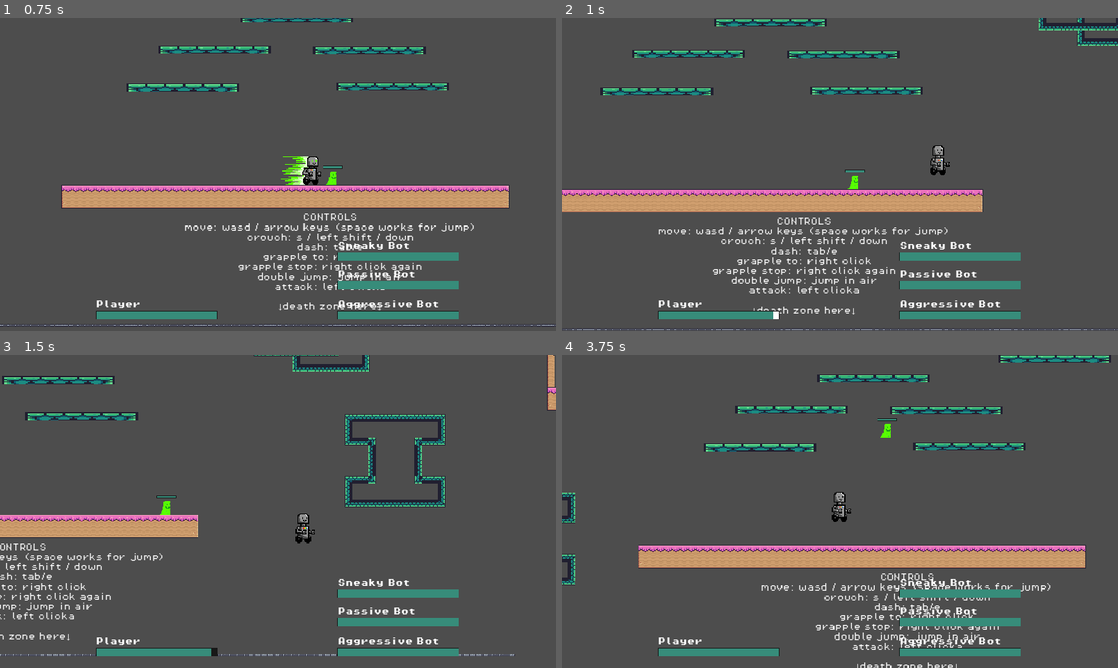
Above: before the commit, frames 1-4 (two rows, left to right).
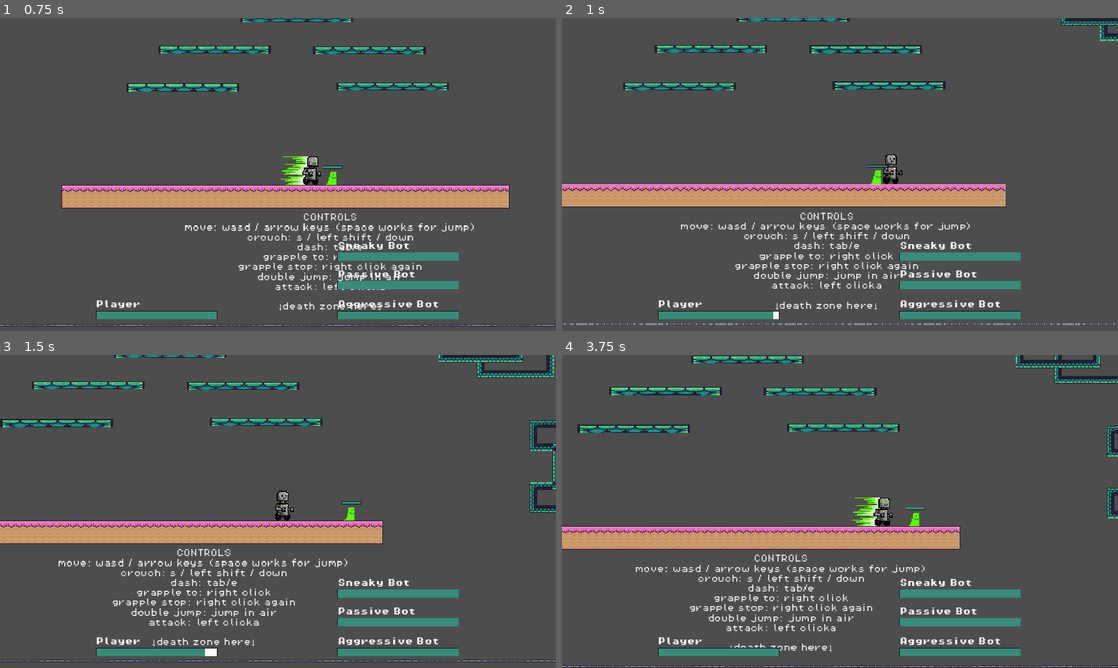
Above: after the commit, the same moments.

Repository: fancyamazon/Beat-the-Bot
Game: Godot game, scene res://scenes/game.tscn
Two runs of this game, one before a commit and one after it. Both use one fixed random seed, a clock stepped at 60 frames per second and the inputs below.
Inputs (mouse positions are in pixels of both pictures, inside the frame that each line leads up to):
- Up to frame 1 (0.75 s): move the mouse to (400, 158) at 0.52 s; hold L (enemy_right) from 0.53 s (still down); tap Tab (dash) at 0.6 s
- Up to frame 2 (1 s): keep holding L (enemy_right); tap Space (jump) at 0.77 s; right-click (962, 158) at 0.8 s
- Up to frame 3 (1.5 s): keep holding L (enemy_right); move the mouse to (166, 527) at 1.27 s; right-click (166, 527) at 1.35 s
- Up to frame 4 (3.75 s): tap Space (jump) at 1.52, 3.02 s; tap Tab (dash) at 1.55, 3.05, 3.6 s; move the mouse to (895, 442) at 2.02 s; release L (enemy_right) at 2.03 s; hold J (enemy_left) 2.03-2.78 s; tap Q (attack) at 2.1 s; right-click (895, 442) at 2.3 s; move the mouse to (812, 574) at 2.77 s; hold L (enemy_right) from 2.78 s (still down); tap Shift (crouch) at 2.85 s; move the mouse to (1006, 558) at 3.52 s

Frame 1 is identical in both runs. In frame 2, 14% of the frame differs, in the area x 0-100%, y 0-100%; in frame 3, 16%; in frame 4, 22%.

Commit message:
fixed grapple physics by making ground friction not apply in air

Diff:
--- a/platformer2/scenes/player.tscn
+++ b/platformer2/scenes/player.tscn
@@ -609,11 +609,10 @@
 script = ExtResource("3_4j151")
 
 [node name="RayCast2D" type="RayCast2D" parent="grapple_controller"]
-position = Vector2(2, -20)
 target_position = Vector2(1000, 0)
 
 [node name="Line2D" type="Line2D" parent="grapple_controller"]
-points = PackedVector2Array(19, -42, 19, -42)
+points = PackedVector2Array(0, 0, 0, 0)
 width = 5.0
 default_color = Color(0, 0, 0, 1)
 
--- a/platformer2/scripts/fighter.gd
+++ b/platformer2/scripts/fighter.gd
@@ -19,6 +19,8 @@
 var DASH_DURATION = 0.2
 var DASH_COOLDOWN = 0.5
 
+#
+var movement_locked = false
 
 var is_dashing = false
 #var current_action = "idle"
@@ -43,6 +45,7 @@
 var GRAPPLE_LENGTH = 200.0  # Adjust as needed
 @onready var grapple_point = null #point where the player is grappling to
 var is_grappling = false
+var gravity_affected = true
 
 #health and healthbar
 var health = 100
@@ -122,13 +125,11 @@
 		animated_sprite_2d.play("jumping-landing")
 
 
-	if not is_on_floor():
+	if not is_on_floor() and gravity_affected:
 		velocity += get_gravity() * delta
 
 	decide_actions()
 
-	if timer.time_left != 0:
-		print(timer.time_left)
 
 
 
@@ -144,10 +145,11 @@
 
 	set_sprite(direction)
 
-	if direction:
-		velocity.x = direction * SPEED
-	else:
-		velocity.x = move_toward(velocity.x, 0, 50)
+	if !movement_locked:
+		if direction:
+			velocity.x = direction * SPEED
+		else:
+			velocity.x = move_toward(velocity.x, 0, 50)
 
 	if(!can_move):
 		velocity.x=0
@@ -256,11 +258,15 @@
 	if(can_move):
 		animated_sprite_2d.play("grappling")
 		$grapple_controller.launch()
+		#gravity_affected = false
+		movement_locked = true
 
 func action_grapple_retract():
 	if(can_move):
 		animated_sprite_2d.play("idle")
 		$grapple_controller.retract()
+		#gravity_affected = true
+		movement_locked = false
 
 
 func _on_player_animation_finished() -> void:
@@ -269,7 +275,7 @@
 
 func _on_dash_timer_timeout() -> void:
 	on_dash_cooldown = false # Replace with function body.
-	print("dash is ready")
+	#print("dash is ready")
 
 
 
--- a/platformer2/scripts/grapple_controller.gd
+++ b/platformer2/scripts/grapple_controller.gd
@@ -1,8 +1,8 @@
 extends Node2D
 
-@export var rest_length=0.1
-@export var stiffness=30.0
-@export var damping=0.1
+@export var rest_length=0
+@export var stiffness=20.0
+@export var damping=0
 
 @onready var player := get_parent()
 @onready var ray := $RayCast2D
@@ -48,6 +48,7 @@
 		var damping = -damping * vel_dot * target_dir
 
 		force = spring_force + damping
+		#print(force)
 
 	player.velocity += force * delta
 	update_rope()
